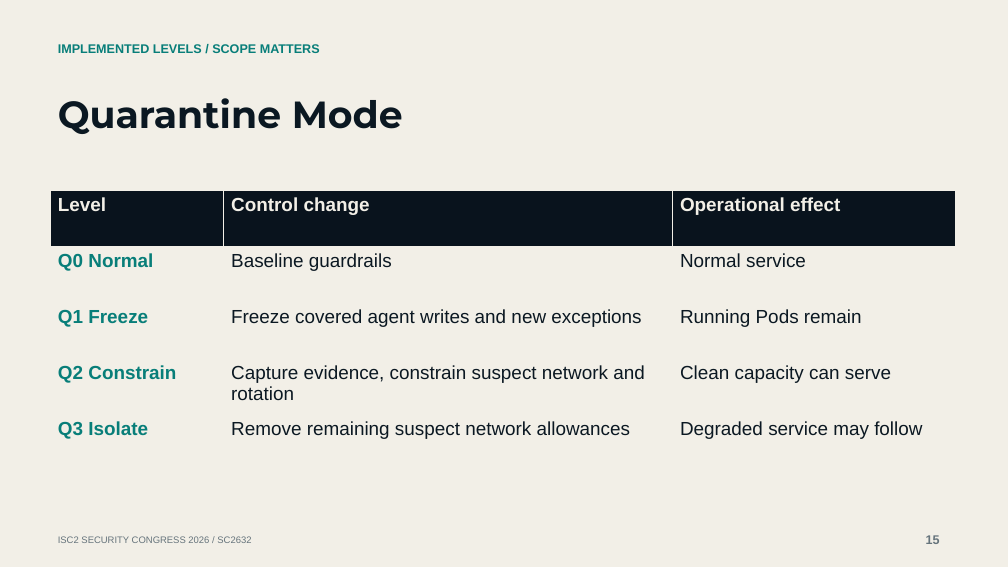
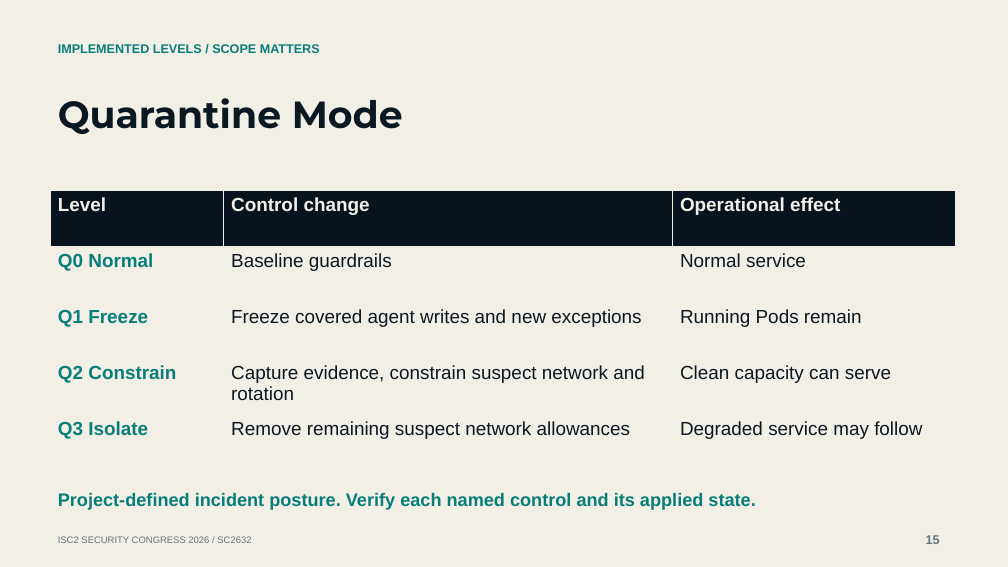
Before and after one commit to mgunjan/sc2632-tabletop, a slide deck: slide 15 of submission/2026-10-13/SC2632-session-four-cases.pptx. Drawn at 1008x567 pixels with LibreOffice and Linux fonts; fonts in the diff are those of the drawing. Boxes give left, top, right and bottom in pixels: in the first picture for what was removed or moved away, otherwise in the second. Text is boxed around its words. In the diff, an @@ line names an element or a change of style, - is before the commit and + after.

Commit message:
Ground the tabletop in incident decisions and evidence

```diff
--- a/submission/2026-10-13/SC2632-session-four-cases.pptx
+++ b/submission/2026-10-13/SC2632-session-four-cases.pptx
@@ text added at [58, 493, 755, 510], 17.2 pt, text #087E79, bold @@
+Project-defined incident posture. Verify each named control and its applied state.
```
Also in this commit, not shown: 12 other slides changed, 2 slides added, 2 slides removed, 14 other files.
